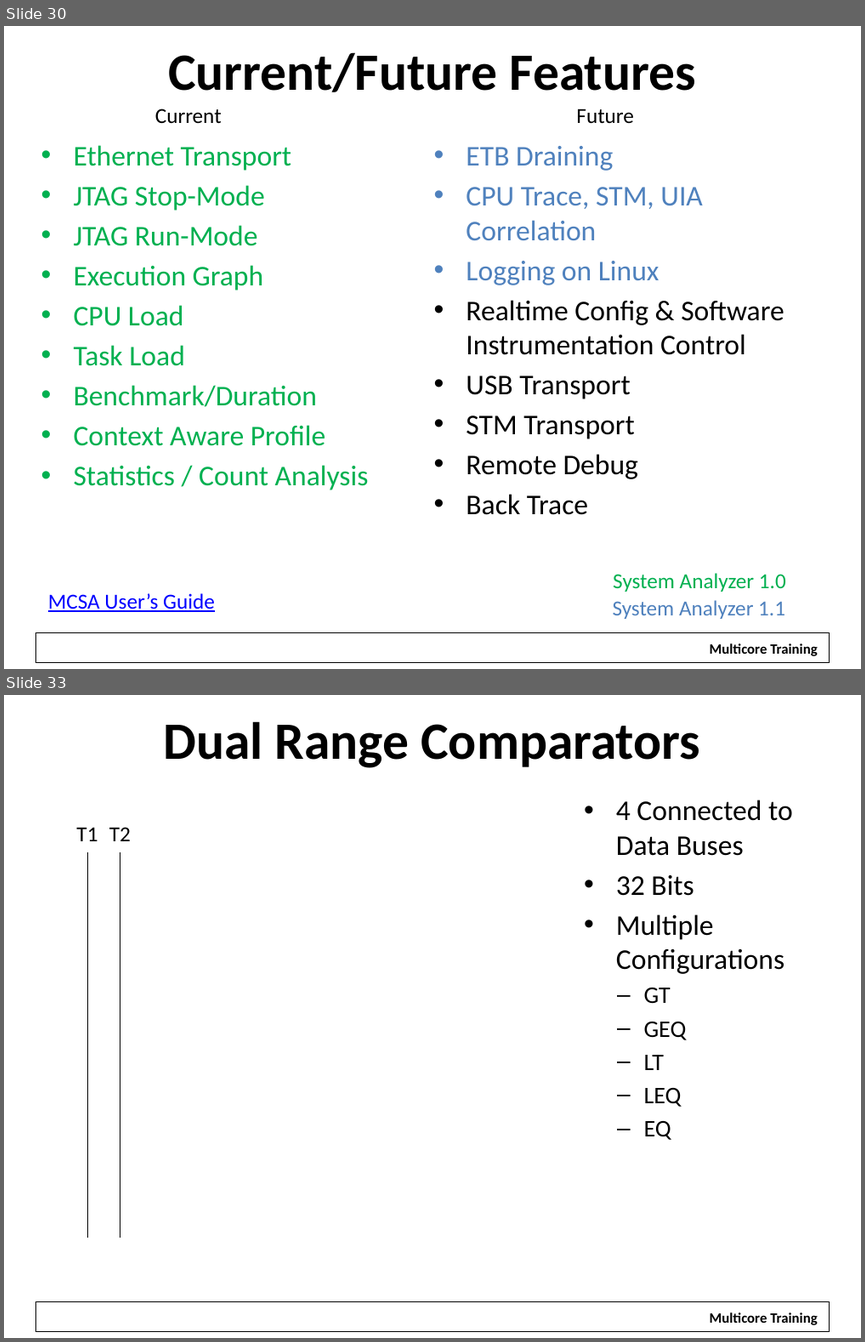
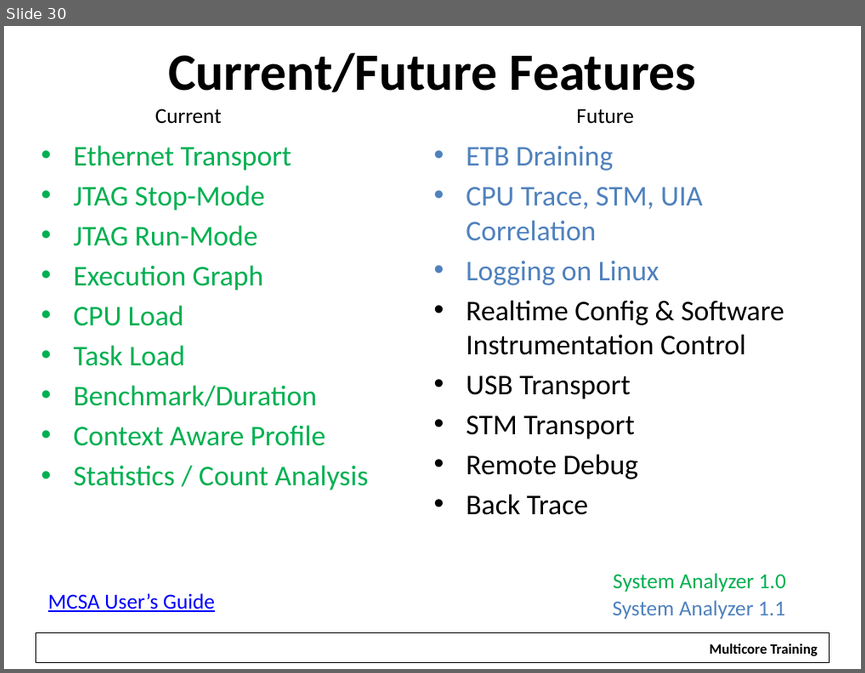
Before and after one commit to hari1989/keystone-workshop, a slide deck: slides/KeyStone Advanced Debug.pptx. Shown one above the other, each under a label of ours: slides 30 and 33 before the commit, slide 30 after it; the slides between them are not shown. The pictures are 865x1342 and 865x673 pixels, drawn with LibreOffice and Linux fonts; fonts in the diff are those of the drawing; background and template pictures are left out. Boxes give left, top, right and bottom in pixels: in the first picture for what was removed or moved away, otherwise in the second. Text is boxed around its words. In the diff, an @@ line names an element or a change of style, - is before the commit and + after.

```diff
--- a/slides/KeyStone Advanced Debug.pptx
+++ b/slides/KeyStone Advanced Debug.pptx
@@ slide 33 removed at (4,695,861,1338), background #FFFFFF; not listed: 2 template elements that a slide beside it also shows @@
@@ title removed at (164,721,700,768) @@
-Dual Range Comparators
@@ text removed at (616,800,793,1140) @@
-• 4 Connected to Data Buses
-• 32 Bits
-• Multiple Configurations
-  – GT
-  – GEQ
-  – LT
-  – LEQ
-  – EQ
@@ text removed at (76,827,98,841) @@
-T1
@@ text removed at (109,827,131,841) @@
-T2
@@ line removed from (88, 851) to (88, 1237) @@
@@ line removed from (120, 851) to (120, 1237) @@
```
Also in this commit, not shown: 2 other slides removed.
